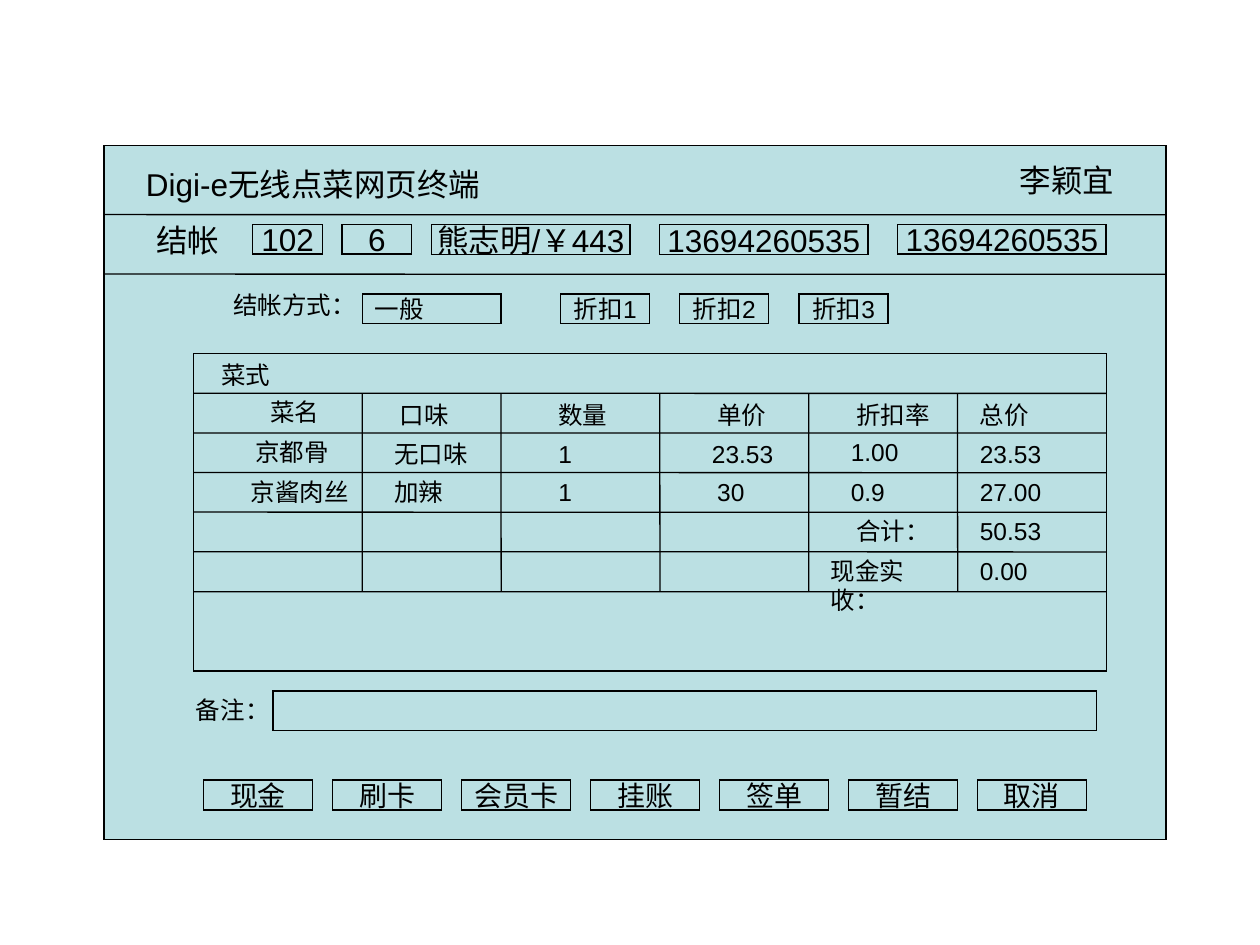
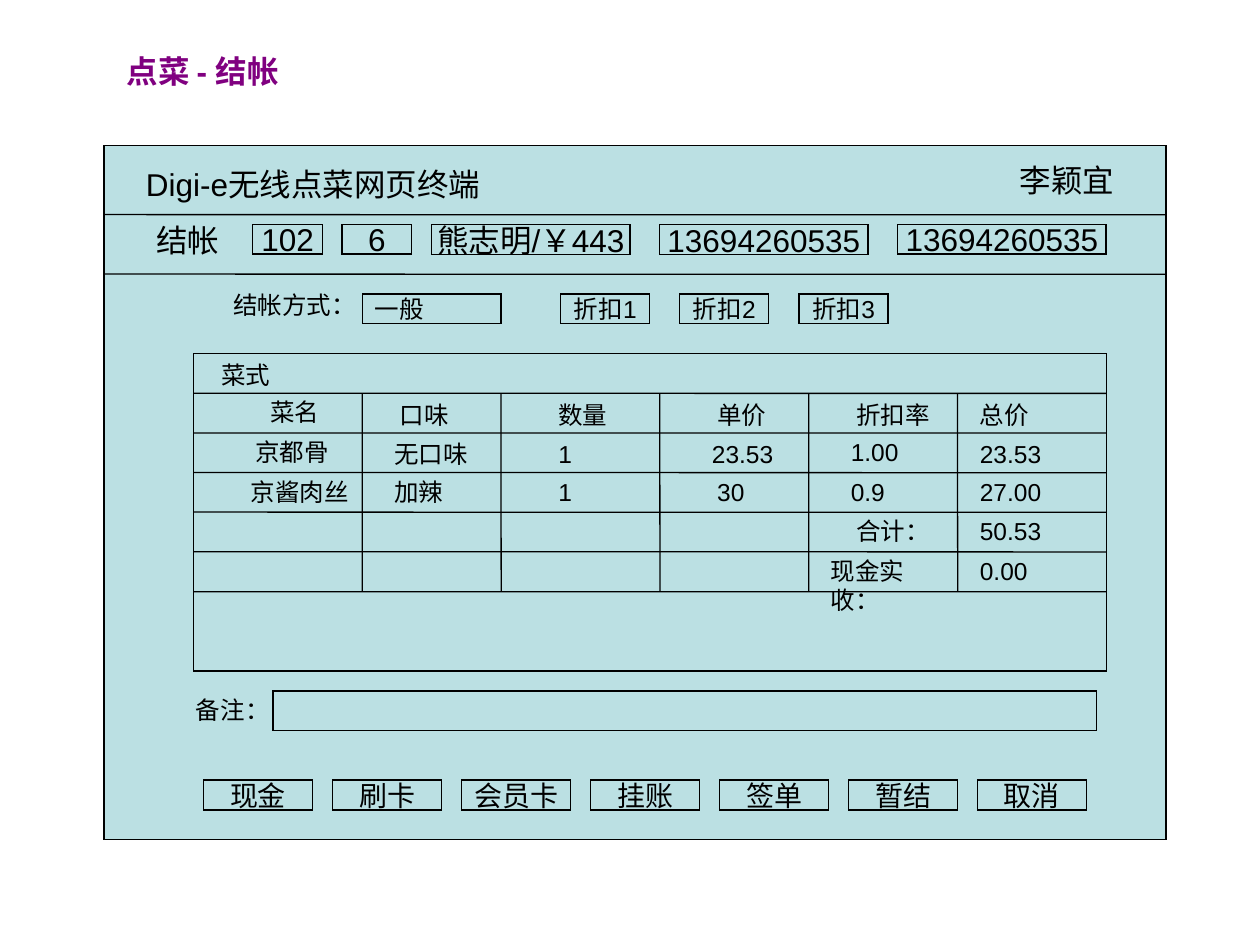
Before and after one commit to runt18/wireless-order-solution, a slide deck: slide 7 of doc/Digi-e网页终端需求.ppt (slide 6 before the commit). Drawn at 1260x945 pixels with LibreOffice and Linux fonts; fonts in the diff are those of the drawing. Boxes give left, top, right and bottom in pixels: in the first picture for what was removed or moved away, otherwise in the second. Text is boxed around its words. In the diff, an @@ line names an element or a change of style, - is before the commit and + after.

```diff
--- a/doc/Digi-e网页终端需求.ppt
+++ b/doc/Digi-e网页终端需求.ppt
@@ text added at (x1=127, y1=56, x2=279, y2=86), 18 pt, text #800080, bold @@
+点菜 - 结帐
```
Also in this commit, not shown: 6 other slides changed, 4 slides added, 1 other file.
